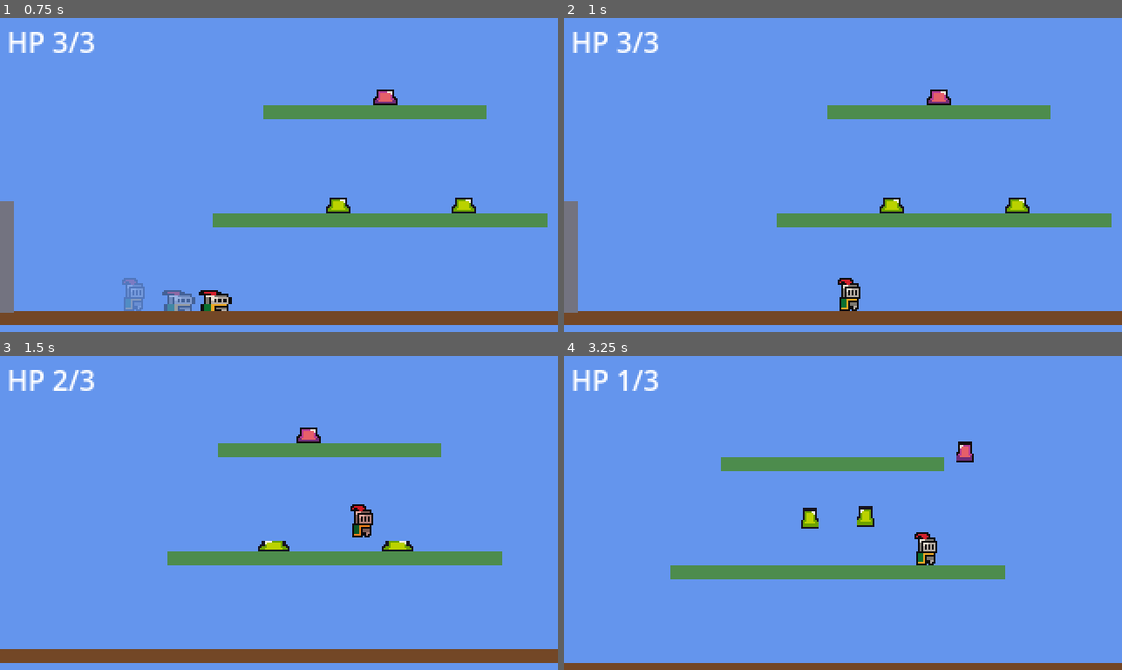
Above: before the commit, frames 1-4 (two rows, left to right).
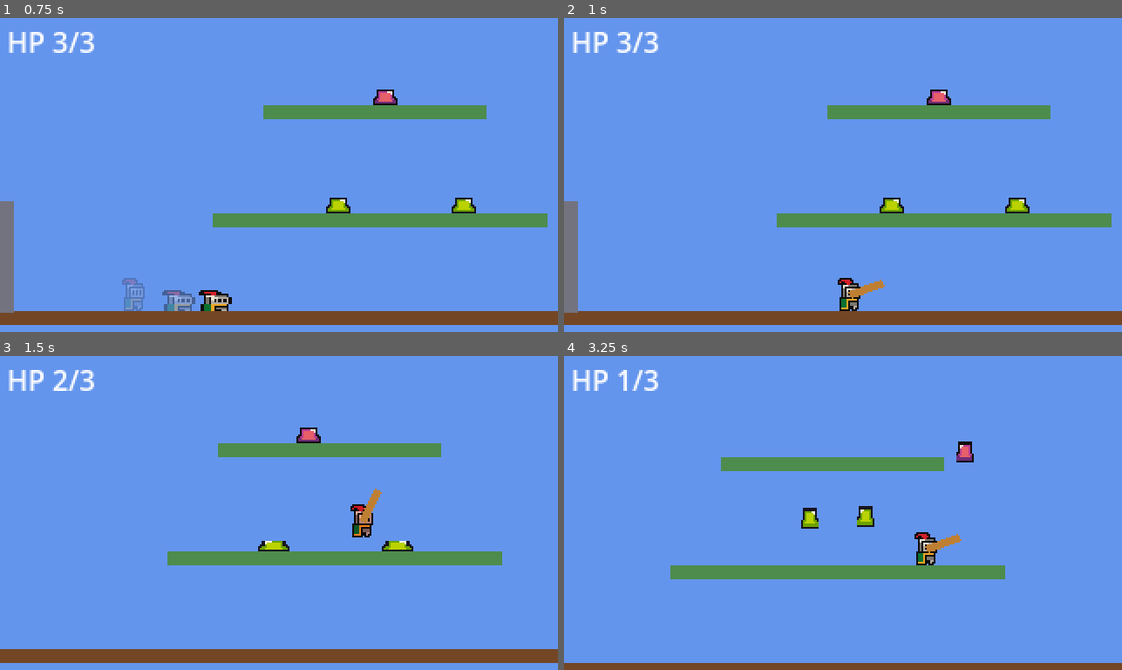
Above: after the commit, the same moments.

Repository: SolutionsByCarson/ScratchPad
Game: Godot game, scene res://scenes/main.tscn
Same seed, same stepped clock (60 frames per second), same inputs: the game is played once before the commit and once after it.
Inputs:
- Up to frame 1 (0.75 s): hold D (move_right) from 0.53 s (still down); tap Shift (dash) at 0.6 s
- Up to frame 2 (1 s): keep holding D (move_right); tap Space (jump) at 0.77 s; tap H (swing, bound only after the commit) at 0.8 s
- Up to frame 3 (1.5 s): keep holding D (move_right); tap Space (jump) at 1.07 s; tap H (swing, bound only after the commit) at 1.35 s
- Up to frame 4 (3.25 s): tap Space (jump) at 1.52, 1.55, 1.82, 2.1, 3.02 s; release D (move_right) at 2.03 s; hold A (move_left) 2.03-2.78 s; tap Shift (dash) at 2.3, 2.85 s; hold D (move_right) from 2.78 s (still down); tap H (swing, bound only after the commit) at 3.05 s

Frame 1 is identical in both runs. In frame 2, 0.2% of the frame differs, in the area x 50-58%, y 83-90%; in frame 3, 0.2%; in frame 4, 0.2%.

Commit message:
Melee swing on H: 20px brown bat polygon swings from up → forward-down over 0.22s (mirrored for facing left), 0.35s cooldown. One-shot arc check hits enemies (1 dmg + 240 px/s knockback) and grenades (280 px/s + slight up-pop, no detonation). Slimes get a knockback state that overrides AI until velocity decays at 600 px/s².

Diff:
--- a/project.godot
+++ b/project.godot
@@ -69,6 +69,11 @@
 "events": [Object(InputEventKey,"resource_local_to_scene":false,"resource_name":"","device":-1,"window_id":0,"alt_press …(192 unchanged characters)…
 ]
 }
+swing={
+"deadzone": 0.5,
+"events": [Object(InputEventKey,"resource_local_to_scene":false,"resource_name":"","device":-1,"window_id":0,"alt_pressed":false,"shift_pressed":false,"ctrl_pressed":false,"meta_pressed":false,"pressed":false,"keycode":0,"physical_keycode":72,"key_label":0,"unicode":104,"location":0,"echo":false,"script":null)
+]
+}
 
 [rendering]
 
--- a/scripts/grenade.gd
+++ b/scripts/grenade.gd
@@ -53,6 +53,12 @@
 
 func detonate() -> void:
 	_prime_explode()
+
+
+func apply_knockback(vx: float, vy: float = -120.0) -> void:
+	if _exploded or _priming:
+		return
+	velocity = Vector2(vx, vy)
 
 
 func _prime_explode() -> void:
--- a/scripts/player.gd
+++ b/scripts/player.gd
@@ -38,6 +38,18 @@
 const MAX_HEALTH := 3
 const INVULN_TIME := 1.0
 const FALL_DEATH_Y := 350.0
+
+const SWING_DURATION := 0.22
+const SWING_COOLDOWN := 0.35
+const SWING_RANGE := 22.0
+const SWING_HEIGHT := 16.0
+const SWING_KNOCKBACK_ENEMY := 240.0
+const SWING_KNOCKBACK_GRENADE := 280.0
+const SWING_GRENADE_VY := -140.0
+const SWING_DAMAGE := 1
+const SWING_BAT_LENGTH := 20.0
+const SWING_BAT_THICKNESS := 5.0
+const SWING_BAT_COLOR := Color(0.75, 0.5, 0.2, 1.0)
 
 @onready var sprite: Sprite2D = $Sprite2D
 
@@ -63,6 +75,8 @@
 var _throw_charge := 0.0
 var _last_charge_tick := 0
 var _charge_label: Label
+var _swing_cooldown_left := 0.0
+var _swing_visual: Polygon2D
 
 
 func _ready() -> void:
@@ -70,6 +84,22 @@
 	_setup_hp_ui()
 	_update_hp_ui()
 	_setup_charge_ui()
+	_setup_swing_visual()
+
+
+func _setup_swing_visual() -> void:
+	_swing_visual = Polygon2D.new()
+	_swing_visual.polygon = PackedVector2Array([
+		Vector2(0.0, -SWING_BAT_THICKNESS / 2.0),
+		Vector2(SWING_BAT_LENGTH, -SWING_BAT_THICKNESS / 2.0),
+		Vector2(SWING_BAT_LENGTH, SWING_BAT_THICKNESS / 2.0),
+		Vector2(0.0, SWING_BAT_THICKNESS / 2.0),
+	])
+	_swing_visual.color = SWING_BAT_COLOR
+	_swing_visual.z_index = 2
+	_swing_visual.position = Vector2(0.0, -2.0)
+	_swing_visual.visible = false
+	add_child(_swing_visual)
 
 
 func _setup_charge_ui() -> void:
@@ -167,6 +197,10 @@
 
 	if not _wall_attached and _dash_time_left <= 0.0 and Input.is_action_just_pressed("shoot"):
 		_shoot()
+
+	_swing_cooldown_left = max(0.0, _swing_cooldown_left - delta)
+	if not _wall_attached and _dash_time_left <= 0.0 and _swing_cooldown_left <= 0.0 and Input.is_action_just_pressed("swing"):
+		_do_swing()
 
 	if Input.is_action_just_pressed("throw") and not _throw_charging:
 		var existing := get_tree().get_first_node_in_group("grenade")
@@ -439,6 +473,53 @@
 	Audio.play_sfx("tap")
 
 
+func _do_swing() -> void:
+	_swing_cooldown_left = SWING_COOLDOWN
+	Audio.play_sfx("tap")
+
+	var start_rot: float = -PI / 2.0
+	var end_rot: float
+	if _facing >= 0.0:
+		end_rot = PI / 6.0
+	else:
+		end_rot = -PI - PI / 6.0
+	_swing_visual.rotation = start_rot
+	_swing_visual.visible = true
+	var tw := create_tween()
+	tw.tween_property(_swing_visual, "rotation", end_rot, SWING_DURATION) \
+		.set_trans(Tween.TRANS_CUBIC).set_ease(Tween.EASE_IN)
+	tw.tween_callback(_hide_swing_visual)
+
+	for enemy in get_tree().get_nodes_in_group("enemy"):
+		if enemy is Node2D and _in_swing_arc(enemy as Node2D):
+			var e: Node = enemy
+			if e.has_method("apply_knockback"):
+				e.call("apply_knockback", _facing * SWING_KNOCKBACK_ENEMY)
+			if e.has_method("take_damage"):
+				e.call("take_damage", SWING_DAMAGE)
+
+	for g in get_tree().get_nodes_in_group("grenade"):
+		if g is Node2D and _in_swing_arc(g as Node2D):
+			var gn: Node = g
+			if gn.has_method("apply_knockback"):
+				gn.call("apply_knockback", _facing * SWING_KNOCKBACK_GRENADE, SWING_GRENADE_VY)
+
+
+func _in_swing_arc(target: Node2D) -> bool:
+	var dx: float = target.global_position.x - global_position.x
+	var dy: float = target.global_position.y - global_position.y
+	if absf(dx) > SWING_RANGE or absf(dy) > SWING_HEIGHT:
+		return false
+	if dx == 0.0:
+		return true
+	return signf(dx) == signf(_facing)
+
+
+func _hide_swing_visual() -> void:
+	if _swing_visual != null:
+		_swing_visual.visible = false
+
+
 func _do_slam_damage() -> void:
 	for enemy in get_tree().get_nodes_in_group("enemy"):
 		if enemy is Node2D:
--- a/scripts/slime.gd
+++ b/scripts/slime.gd
@@ -30,6 +30,8 @@
 const HP_BAR_TOP_Y := -14.0
 const HP_BAR_SHOW_TIME := 2.0
 const HP_BAR_FADE_TIME := 0.4
+
+const KNOCKBACK_DECAY := 600.0
 
 enum State { WANDER, CHASE, WIND_UP, JUMP, LAND }
 
@@ -50,6 +52,7 @@
 var _hp_bar_bg: ColorRect
 var _hp_bar_fg: ColorRect
 var _hp_bar_visible_left := 0.0
+var _knockback_vx := 0.0
 
 
 func _ready() -> void:
@@ -127,10 +130,22 @@
 		queue_free()
 
 
+func apply_knockback(vx: float) -> void:
+	_knockback_vx = vx
+	_state = State.WANDER
+	_velocity_y = 0.0
+	_jump_dir = 0.0
+
+
 func _process(delta: float) -> void:
 	_hurt_cooldown_left = max(0.0, _hurt_cooldown_left - delta)
 	_aggro_left = max(0.0, _aggro_left - delta)
 	_tick_hp_bar(delta)
+
+	if _tick_knockback(delta):
+		position.x = clamp(position.x, WORLD_MIN_X, WORLD_MAX_X)
+		sprite.scale = NORMAL_SCALE
+		return
 
 	var player: Node2D = get_tree().get_first_node_in_group("player")
 	var dx: float = 0.0
@@ -249,6 +264,19 @@
 	sprite.flip_h = move_dir < 0.0
 
 
+func _tick_knockback(delta: float) -> bool:
+	if absf(_knockback_vx) < 1.0:
+		_knockback_vx = 0.0
+		return false
+	position.x += _knockback_vx * delta
+	var decay: float = signf(_knockback_vx) * KNOCKBACK_DECAY * delta
+	if absf(_knockback_vx) <= absf(decay):
+		_knockback_vx = 0.0
+	else:
+		_knockback_vx -= decay
+	return true
+
+
 func _has_ground_at(x: float) -> bool:
 	var space := get_world_2d().direct_space_state
 	var origin: Vector2 = Vector2(x, _initial_y - 4.0)
